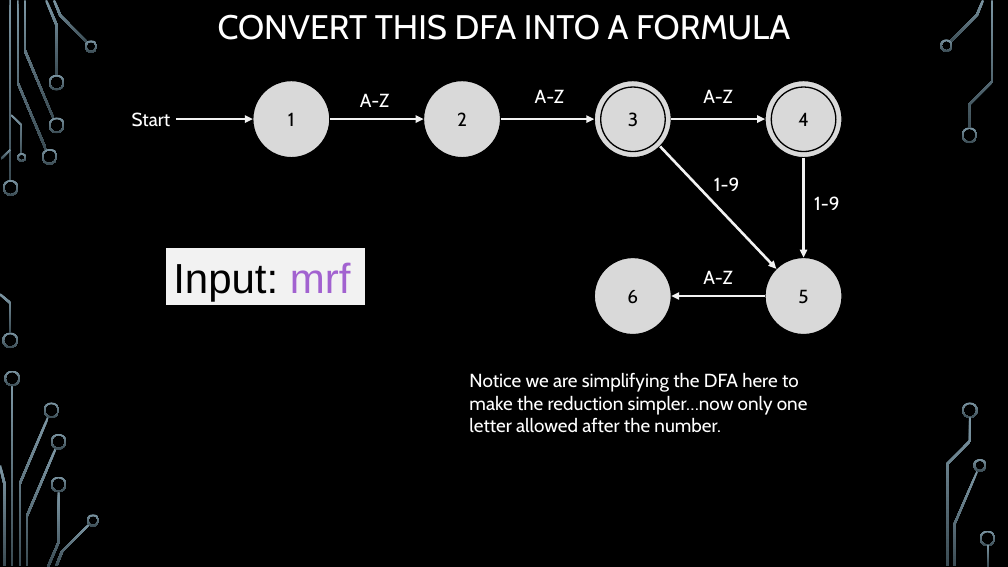
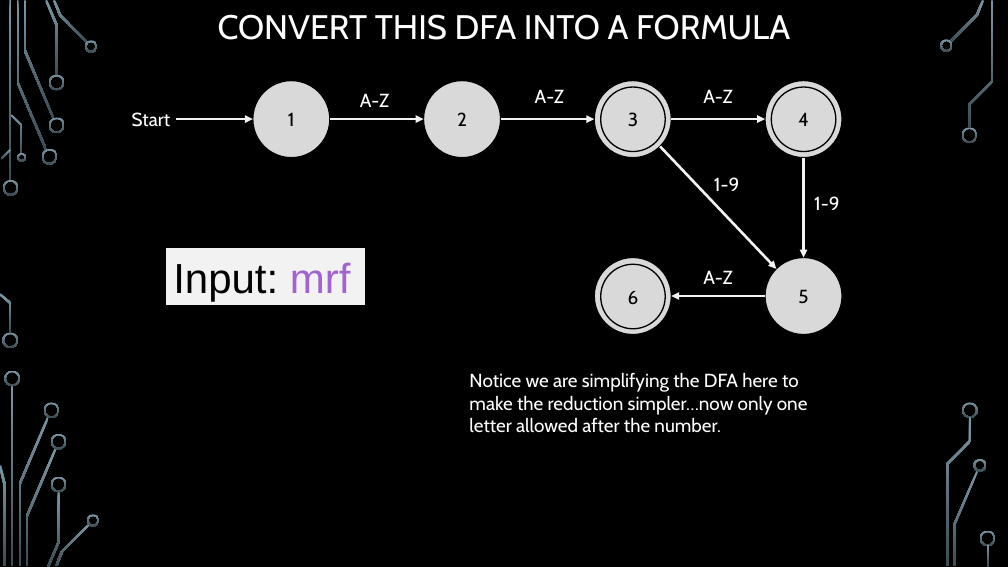
Before and after one commit to markfloryan/dsa2, a slide deck: slide 44 of slides/06-3-Hardness.pptx. Drawn at 1008x567 pixels with LibreOffice and Linux fonts; fonts in the diff are those of the drawing; background and template pictures are left out. Boxes give left, top, right and bottom in pixels: in the first picture for what was removed or moved away, otherwise in the second. Text is boxed around its words. In the diff, an @@ line names an element or a change of style, - is before the commit and + after.

```diff
--- a/slides/06-3-Hardness.pptx
+++ b/slides/06-3-Hardness.pptx
@@ ellipse added at (x1=601, y1=265, x2=665, y2=329), fill #D9D9D9, outline #000000 1.25 pt, 18 pt, text #000000 @@
+6
```
Also in this commit, not shown: 1 other slide changed, 5 other files.
